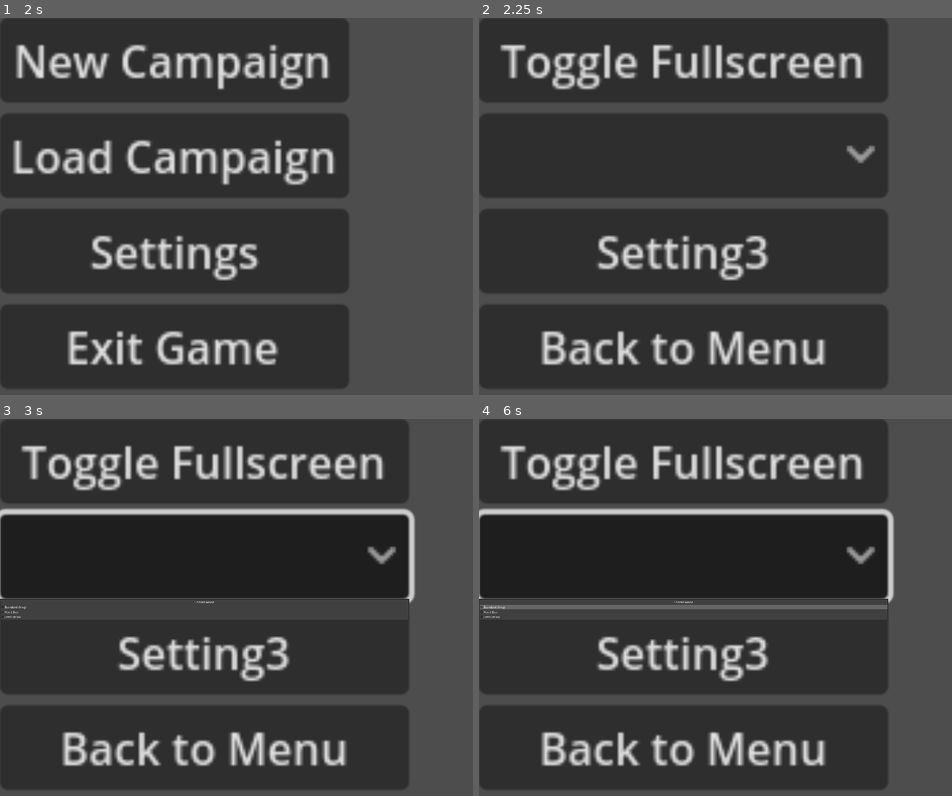
Above: before the commit, frames 1-4 (two rows, left to right).
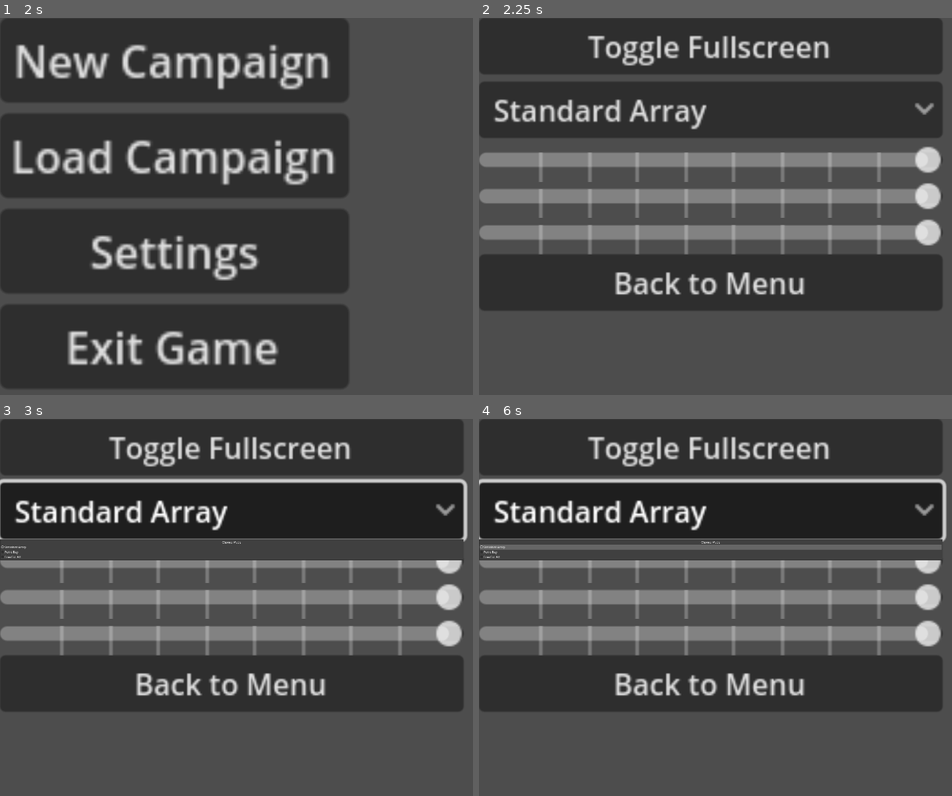
Above: after the commit, the same moments.

Repository: SootDan/DAOD
Game: Godot game, scene res://Scenes/LoadingScreen.tscn
Two runs of this game, one before a commit and one after it. Both use one fixed random seed, a clock stepped at 60 frames per second and the inputs below.
Inputs (mouse positions are in pixels of both pictures, inside the frame that each line leads up to; where the layout moved, square brackets give the same spot in the first picture):
- Up to frame 1 (2 s): click "Load Campaign" at 0.5 s; click "Back to Menu" at 1.25 s
- Up to frame 2 (2.25 s): click "Settings" at 2 s
- Up to frame 3 (3 s): click (231, 509) [203, 558] at 2.75 s
- Up to frame 4 (6 s): click (682, 652) at 3.5 s, where only the run before the commit has a clickable "Setting3"; click (710, 509) [682, 558] at 4.25 s; click (710, 509) [682, 558] at 5 s; tap Enter at 5.75 s

Frame 1 is identical in both runs. In frame 2, 60% of the frame differs, in the area x 0-98%, y 0-99%; in frame 3, 60%; in frame 4, 61%, in the area x 0-99%, y 0-99%.

Commit message:
Volume Settings

Diff:
--- a/Scenes/MainMenu/Settings.tscn
+++ b/Scenes/MainMenu/Settings.tscn
@@ -3,10 +3,9 @@
 [ext_resource type="Script" path="res://Script/Menu/Settings.gd" id="1_kem43"]
 
 [node name="Settings" type="VBoxContainer"]
-visible = false
-offset_right = 128.0
-offset_bottom = 136.0
-scale = Vector2(15, 15)
+offset_right = 255.0
+offset_bottom = 180.0
+scale = Vector2(10, 10)
 script = ExtResource("1_kem43")
 
 [node name="ToggleFullScreen" type="Button" parent="."]
@@ -29,9 +28,23 @@
 popup/item_3/text = "Free For All"
 popup/item_3/id = 2
 
-[node name="Setting3" type="Button" parent="."]
+[node name="MasterVolume" type="HSlider" parent="."]
 layout_mode = 2
-text = "Setting3"
+tooltip_text = "Master Sound"
+rounded = true
+tick_count = 10
+
+[node name="SFXVolume" type="HSlider" parent="."]
+layout_mode = 2
+tooltip_text = "Master Sound"
+rounded = true
+tick_count = 10
+
+[node name="UIVolume" type="HSlider" parent="."]
+layout_mode = 2
+tooltip_text = "Master Sound"
+rounded = true
+tick_count = 10
 
 [node name="BackToMain" type="Button" parent="."]
 layout_mode = 2
--- a/Scenes/Menu.tscn
+++ b/Scenes/Menu.tscn
@@ -1,6 +1,6 @@
 [gd_scene load_steps=6 format=3 uid="uid://yqnrf5qqfeiw"]
 
-[ext_resource type="Script" path="res://Script/Menu.gd" id="1_uvt8b"]
+[ext_resource type="Script" path="res://Script/Menu/Menu.gd" id="1_uvt8b"]
 [ext_resource type="PackedScene" uid="uid://cr8rwbkycy21u" path="res://Scenes/MainMenu/MainMenu.tscn" id="2_xdah7"]
 [ext_resource type="PackedScene" uid="uid://ecxfaxa36vov" path="res://Scenes/MainMenu/Settings.tscn" id="3_ebhje"]
 [ext_resource type="PackedScene" uid="uid://d37nytrosqfnd" path="res://Scenes/MainMenu/NewGame.tscn" id="4_c2qc0"]
--- a/Script/Menu/MainMenu.gd
+++ /dev/null
@@ -1,18 +0,0 @@
-extends MenuHandler
-
-
-func menu_to_new_game():
-	set_menu_visibility(new_game)
-	print("rargh")
-
-
-func menu_to_load_game():
-	set_menu_visibility(load_game)
-
-
-func menu_to_settings():
-	set_menu_visibility(settings)
-
-
-func exit_game():
-	get_tree().quit()
--- a/Script/Menu.gd
+++ b/Script/Menu/Menu.gd
@@ -11,7 +11,8 @@
 
 func _ready():
 	user_prefs = UserPreferences.load_or_create()
-	settings.get_node("ChooseArray").selected = user_prefs.choose_array
+	settings.load_settings(user_prefs)
+
 	set_menu_visibility(menu)
 
 	menu.get_node("NewGame").pressed.connect(menu_to_new_game)
@@ -27,6 +28,12 @@
 
 	settings.get_node("ToggleFullScreen").pressed.connect(toggle_fullscreen)
 	settings.get_node("ChooseArray").item_selected.connect(choose_array)
+	settings.get_node("MasterVolume").value_changed.connect(\
+	change_volume.bind("MasterVolume"))
+	settings.get_node("SFXVolume").value_changed.connect(\
+	change_volume.bind("SFXVolume"))
+	settings.get_node("UIVolume").value_changed.connect(\
+	change_volume.bind("UIVolume"))
 	settings.get_node("BackToMain").pressed.connect(settings_to_menu)
 
 
@@ -98,6 +105,11 @@
 	user_prefs.save()
 
 
+func change_volume(f: float, bus: String):
+	user_prefs.volume[bus] = f
+	print(user_prefs.volume[bus])
+	user_prefs.save()
+
 
 #########################
 # General Methods       #
--- a/Script/Menu/Settings.gd
+++ b/Script/Menu/Settings.gd
@@ -1,4 +1,8 @@
 extends VBoxContainer
 
-@onready var full_screen = $ToggleFullScreen
-@onready var user_prefs: UserPreferences
+
+func load_settings(user_prefs: UserPreferences):
+	get_node("ChooseArray").selected = user_prefs.choose_array
+	get_node("MasterVolume").value = user_prefs.volume["MasterVolume"]
+	get_node("SFXVolume").value = user_prefs.volume["SFXVolume"]
+	get_node("UIVolume").value = user_prefs.volume["UIVolume"]
--- a/Script/Menu/UserPreferences.gd
+++ b/Script/Menu/UserPreferences.gd
@@ -2,7 +2,12 @@
 extends Resource
 
 @export var toggle_fullscreen: bool = 0
-@export var choose_array: int = -1
+@export var choose_array: int = 1
+@export var volume = {
+	"MasterVolume": 100,
+	"SFXVolume": 100,
+	"UIVolume": 100,
+}
 
 
 func save():
Not shown, changed: README.md
